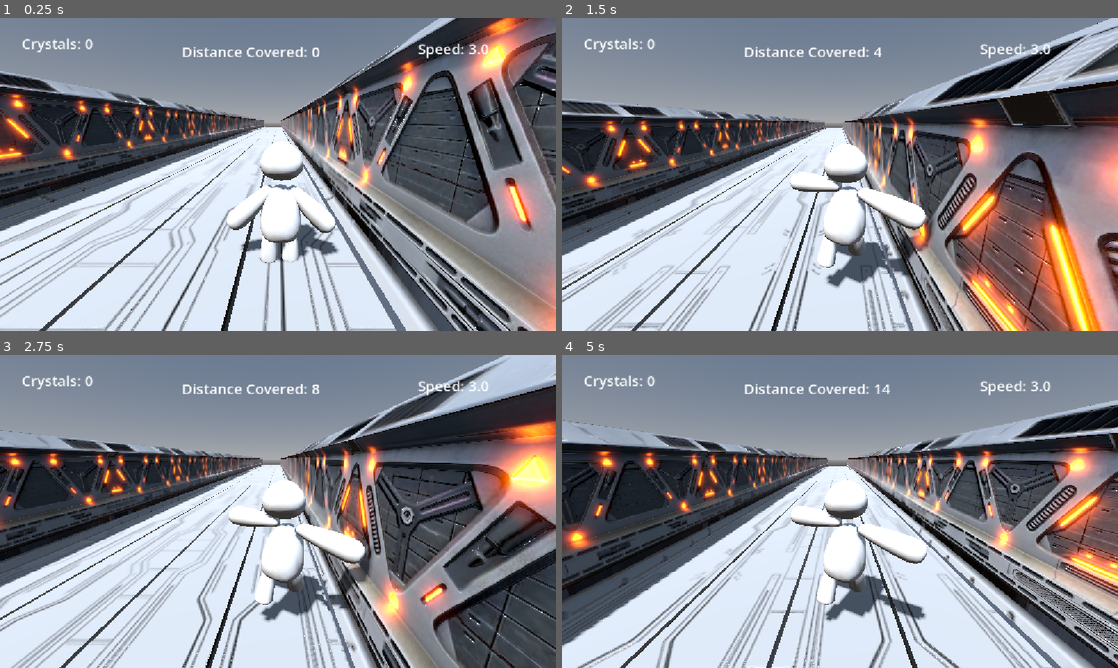
Above: before the commit, frames 1-4 (two rows, left to right).
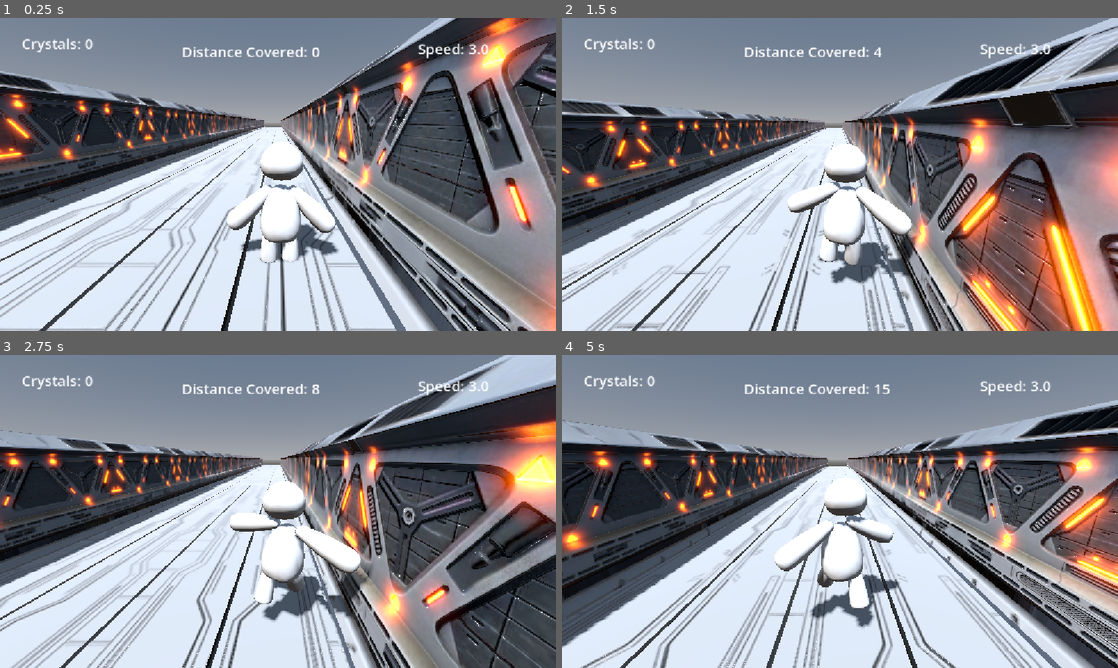
Above: after the commit, the same moments.

Repository: TheAbdullahSaleem/Runner
Game: Godot game, scene res://Scenes/Main.tscn
Two runs of this game, one before a commit and one after it. Both use one fixed random seed, a clock stepped at 60 frames per second and the inputs below.
Inputs (mouse positions are in pixels of both pictures, inside the frame that each line leads up to):
- Up to frame 1 (0.25 s): no input
- Up to frame 2 (1.5 s): tap Enter at 0.5 s; move the mouse to (962, 158) at 0.52 s; hold Right (right) 0.53-1.28 s; tap Space (jump) at 0.6, 0.77, 1.07 s; click (962, 158) at 0.67 s; move the mouse to (728, 190) at 1.27 s; hold Down from 1.28 s (still down); tap Alt at 1.35 s
- Up to frame 3 (2.75 s): tap Space (jump) at 1.52, 1.55, 1.82, 2.3 s; move the mouse to (333, 442) at 2.02 s; release Down at 2.03 s; hold Right (right) from 2.03 s (still down); tap Shift at 2.1 s
- Up to frame 4 (5 s): move the mouse to (812, 574) at 2.77 s; release Right (right) at 2.78 s; hold Up 2.78-3.53 s; tap Space (jump) at 2.85, 3.02, 3.32, 3.77, 3.8, 4.07, 4.52, 4.55, 4.82 s; click (812, 574) at 2.92 s; move the mouse to (1006, 558) at 3.52 s; hold Left (left) from 3.53 s (still down); tap Alt at 3.6 s; move the mouse to (673, 464) at 4.27 s; tap Shift at 4.35 s

The runs differ from the first frame. In frame 1, less than 0.1% of the frame differs, in the area x 64-98%, y 17-98%; in frame 2, 5.2%; in frame 3, 9.7%; in frame 4, 15%, in the area x 0-100%, y 9-100%.

Commit message:
Made the game automatically become gradually faster

Diff:
--- a/Scripts/Player.gd
+++ b/Scripts/Player.gd
@@ -8,11 +8,10 @@
 var jump_val = 0
 var fall_val = 0
 var blend_speed = 5
-
-@export var speed : int = 3
-@export var boosted_speed : int = 5
+var run_anim_speed = 1.5
+@export var speed : float = 3
 @export var jump : int = 5
-@export var boosted_jump : int = 10
+@export var boosted_jump : float = 10
 
 func handle_anim(delta):
 	match current_anim:
@@ -38,8 +37,10 @@
 	anim_tree["parameters/jump/blend_amount"] = jump_val
 	anim_tree["parameters/fall/blend_amount"] = fall_val
 func _physics_process(delta: float) -> void:
+	speed += 0.0001
+	run_anim_speed += 0.0001
 	Globals.distance_covered = position.z
-	Globals.player_speed = velocity.z
+	Globals.player_speed = snapped(velocity.z,0.1)
 	if is_on_floor():
 		current_anim = RUN
 	var target_x = (cur_lane - 1.5) * lane_width
@@ -58,13 +59,13 @@
 		current_anim =IDLE
 
 	if Globals.speed_powerup:
-		velocity.z = boosted_speed
-		anim_tree.set("parameters/TimeScale/scale",2)
+		velocity.z = speed*1.5
+		anim_tree.set("parameters/TimeScale/scale",run_anim_speed*1.5)
 		Globals.speed_powerup_timer -= delta
 
 	if Globals.speed_powerup_timer <= 0.2:
 		Globals.speed_powerup = false
-		anim_tree.set("parameters/TimeScale/scale",1.5)
+		anim_tree.set("parameters/TimeScale/scale",run_anim_speed)
 		velocity.z = speed
 
 	if Input.is_action_just_pressed("jump") and is_on_floor():
